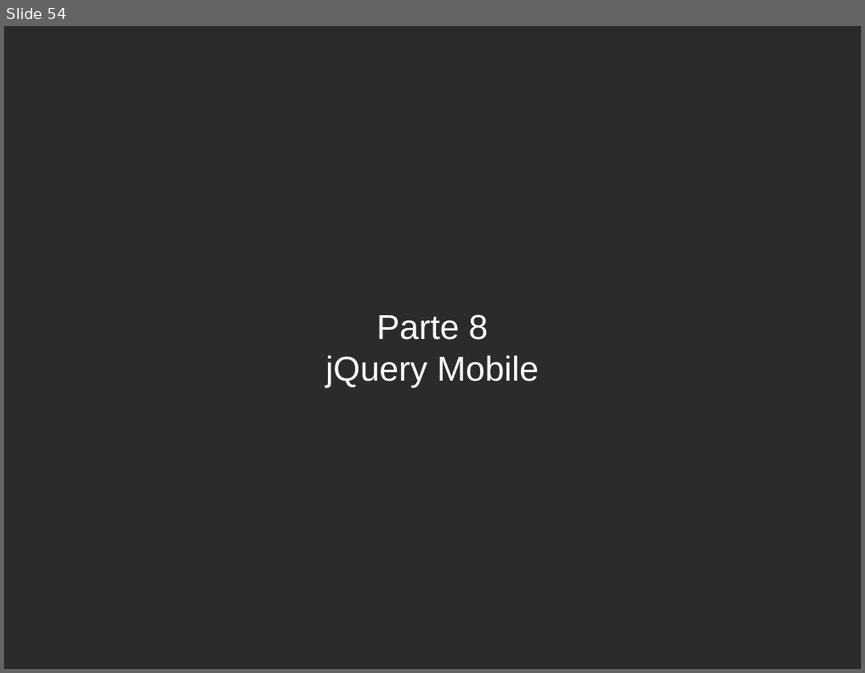
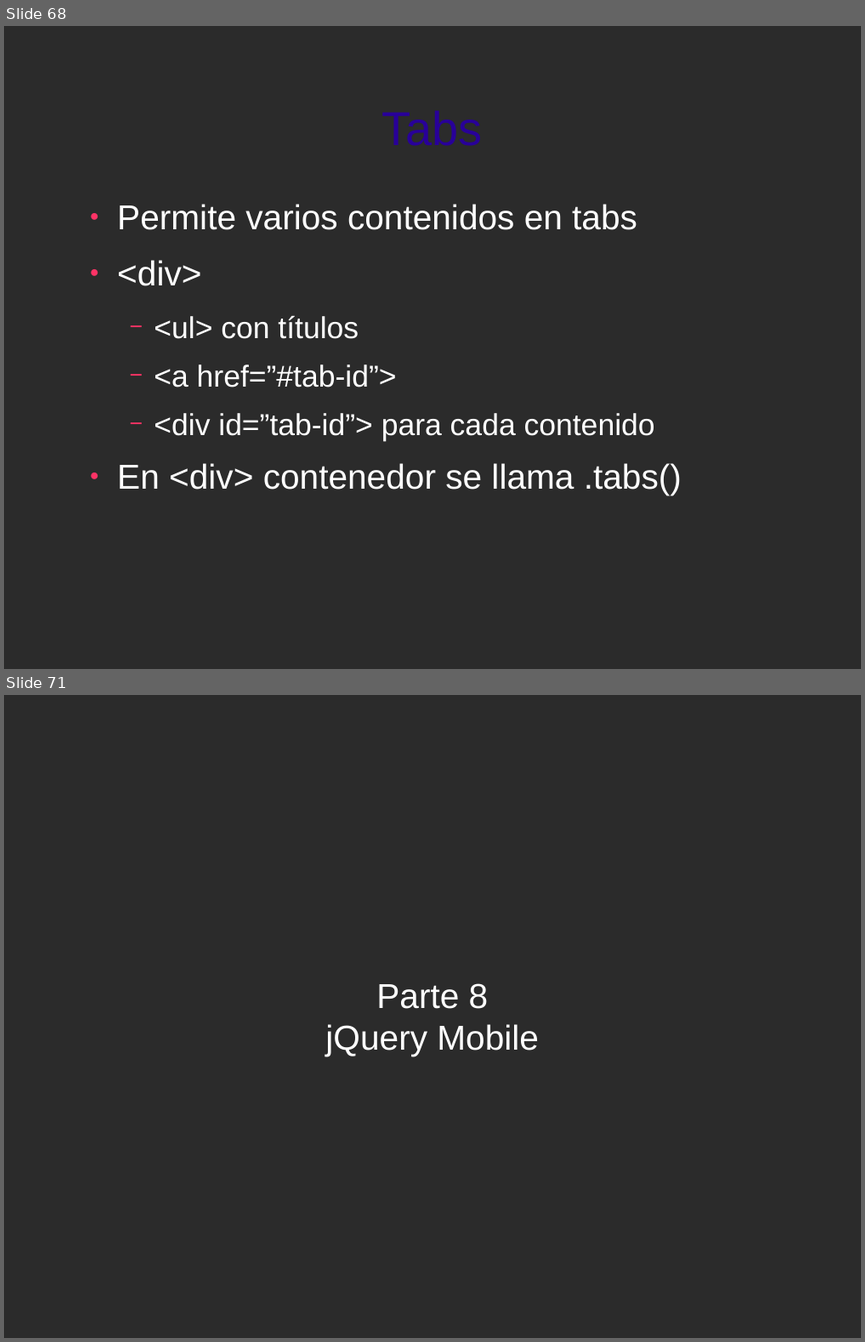
Before and after one commit to jorgeu/curso-jquery, a slide deck: curso-jquery.odp. Shown one above the other, each under a label of ours: slide 54 before the commit, slides 68 and 71 after it; the slides between them are not shown. The pictures are 865x673 and 865x1342 pixels, drawn with LibreOffice and Linux fonts; fonts in the diff are those of the drawing; background and template pictures are left out; a plain dark background stands for a picture behind light text. Boxes give left, top, right and bottom in pixels: in the first picture for what was removed or moved away, otherwise in the second. Text is boxed around its words. In the diff, an @@ line names an element or a change of style, - is before the commit and + after.

```diff
--- a/curso-jquery.odp
+++ b/curso-jquery.odp
@@ slide 68 added at [4,26,861,669], background picture (left out) @@
@@ title added at [382,110,483,146], 44 pt, text #280099 @@
+Tabs
@@ text added at [117,204,681,494], 32 pt, text #FFFFFF @@
+● Permite varios contenidos en tabs
+● <div>
+  − <ul> con títulos
+  − <a href=”#tab-id”>
+  − <div id=”tab-id”> para cada contenido
+● En <div> contenedor se llama .tabs()
@@ what was slide 54 is now slide 71 @@
```
Also in this commit, not shown: 16 other slides added, 50 other files.
